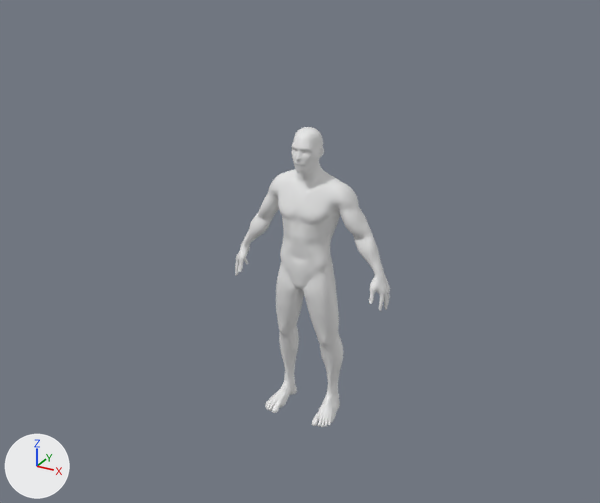
A saved change to the Blender file fbx/obj_fix/obj_0801.blend.
Rendered twice from a camera (50 mm lens) standing at (3.13, -4.02, 3.1) and looking at (0.9, 0.05, 1.07). Lighting does not change. The marker at lower left points along +X, +Y and +Z. The same objects are shown in both versions, whatever each file hides.

The first picture shows 'Human_1.8_Meters_Group1'.
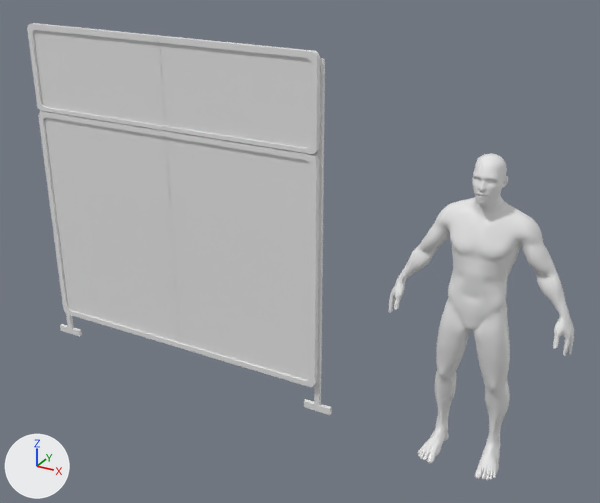
Changed parts and their boxes (x1, y1, x2, y2) in the pictures (600 x 503 px):
```json
{"object": "큐브", "change": "added", "after": [27, 23, 332, 415]}
{"object": "Human_1.8_Meters_Group1", "change": "moved", "before": [235, 127, 390, 427], "after": [389, 153, 574, 481]}
```

Edits to the scene script, one JSON object a line:
```json
{"op": "add", "block": "me_큐브_005", "code": ["me_큐브_005 = bpy.data.meshes.new('큐브.005')", "me_큐브_005.from_pydata(...)  # 244 vertices, 212 faces; spans x -1.32..0.0, y -0.09..0.02, z 0.0..2.3"]}
{"op": "set", "path": "ob_human_1_8_meters_group1.location", "old": "(0.977, 0.0, 0.906)", "new": "(2.03, 0.0, 0.906)"}
{"op": "add", "block": "ob_큐브", "code": ["ob_큐브 = bpy.data.objects.new('큐브', me_큐브_005)", "ob_큐브.location = (0.0, 0.0, 0.0)", "ob_큐브.scale = (0.868, 0.542, 1.0)", "_m = ob_큐브.modifiers.new('미러', 'MIRROR')", "_m.use_clip = True"]}
```
